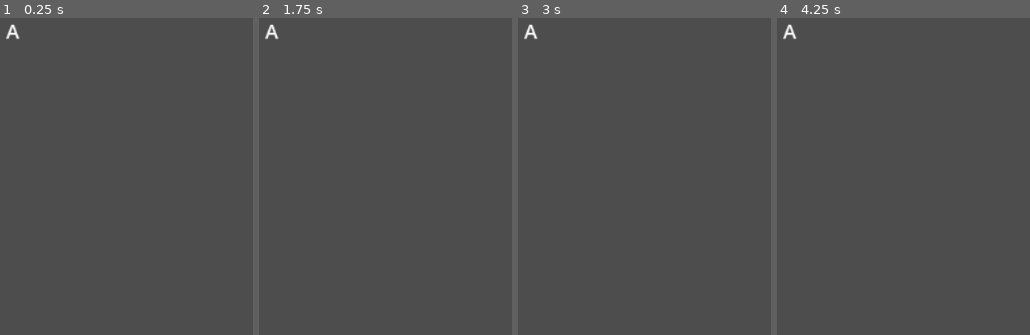
Above: before the commit, frames 1-4 (left to right).
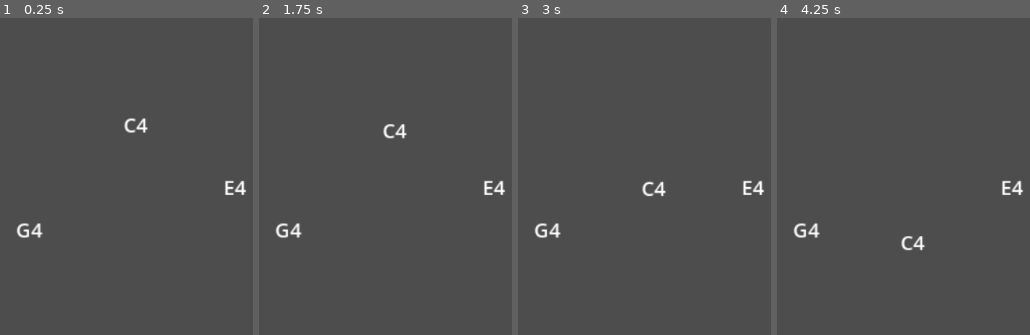
Above: after the commit, the same moments.

Repository: torontocaper/ongaku-ban
Game: Godot game, scene res://scenes/main.tscn
Two runs of this game, one before a commit and one after it. Both use one fixed random seed, a clock stepped at 60 frames per second and the inputs below.
Inputs:
- Up to frame 1 (0.25 s): no input
- Up to frame 2 (1.75 s): tap Enter at 0.5 s; hold D (right) 0.53-1.28 s; tap Space at 1.25 s; hold S (down) from 1.28 s (still down)
- Up to frame 3 (3 s): release S (down) at 2.03 s; hold D (right) 2.03-2.78 s; hold W (up) from 2.78 s (still down)
- Up to frame 4 (4.25 s): release W (up) at 3.53 s; hold A (left) from 3.53 s (still down)

The runs differ from the first frame. In frame 1, 0.9% of the frame differs, in the area x 2-98%, y 1-70%; in frame 2, 0.9%; in frame 3, 0.9%; in frame 4, 0.9%.

Commit message:
added NoteSynth class (with help from ChatGPT); exciting!

Diff:
--- a/scenes/main.tscn
+++ b/scenes/main.tscn
@@ -1,7 +1,7 @@
 [gd_scene load_steps=7 format=3 uid="uid://dbgou7kgwujkh"]
 
 [ext_resource type="PackedScene" uid="uid://balt3brmvb83y" path="res://scenes/player.tscn" id="1_ig7tw"]
-[ext_resource type="PackedScene" uid="uid://ky4hmegjycbt" path="res://scenes/note.tscn" id="2_0xm2m"]
+[ext_resource type="PackedScene" uid="uid://6ut81dr3m3dy" path="res://scenes/note_synth.tscn" id="2_0wfyh"]
 
 [sub_resource type="WorldBoundaryShape2D" id="WorldBoundaryShape2D_0wfyh"]
 normal = Vector2(1, 0)
@@ -18,9 +18,6 @@
 
 [node name="Player" parent="." instance=ExtResource("1_ig7tw")]
 position = Vector2(174, 158)
-
-[node name="Note" parent="." instance=ExtResource("2_0xm2m")]
-position = Vector2(232, 116)
 
 [node name="Boundaries" type="Node" parent="."]
 
@@ -51,3 +48,14 @@
 
 [node name="CollisionShape2D" type="CollisionShape2D" parent="Boundaries/TopBoundary"]
 shape = SubResource("WorldBoundaryShape2D_tbgi4")
+
+[node name="NoteSynth" parent="." instance=ExtResource("2_0wfyh")]
+position = Vector2(331, 191)
+
+[node name="NoteSynth2" parent="." instance=ExtResource("2_0wfyh")]
+position = Vector2(410, 241)
+pitch = 4
+
+[node name="NoteSynth3" parent="." instance=ExtResource("2_0wfyh")]
+position = Vector2(245, 275)
+pitch = 7
--- /dev/null
+++ b/scenes/note_sound.gd
@@ -0,0 +1,39 @@
+# NoteSound.gd
+extends AudioStreamPlayer
+
+@export var mix_rate := 44100
+@export var buffer_length := 0.2
+@export var default_fade_ms := 5.0
+
+var _pb: AudioStreamGeneratorPlayback
+
+func _ready():
+	var gen := AudioStreamGenerator.new()
+	gen.mix_rate = mix_rate
+	gen.buffer_length = buffer_length
+	stream = gen
+	play()                    # start device so we can push samples
+	_pb = get_stream_playback()
+
+func play_sine(freq: float, seconds: float, fade_ms: float = -1.0) -> void:
+	if _pb == null or seconds <= 0.0: return
+	if fade_ms < 0.0: fade_ms = default_fade_ms
+	var sr := float(mix_rate)
+	var total := int(seconds * sr)
+	var inc := TAU * freq / sr
+	var phase := 0.0
+	var fade : float = max(1, int((fade_ms / 1000.0) * sr))
+	var t := 0
+	while t < total:
+		var avail := _pb.get_frames_available()
+		if avail <= 0:
+			await get_tree().process_frame
+			continue
+		var n : int = min(avail, total - t)
+		for i in range(n):
+			var s := sin(phase)
+			if t < fade: s *= float(t) / float(fade)                  # fade-in
+			elif t > total - fade: s *= float(total - t) / float(fade) # fade-out
+			_pb.push_frame(Vector2(s, s))
+			phase += inc
+			t += 1
--- /dev/null
+++ b/scenes/note_synth.gd
@@ -0,0 +1,30 @@
+# Note.gd
+class_name NoteSynth
+extends RigidBody2D
+
+enum NoteName { C, Cs, D, Ds, E, F, Fs, G, Gs, A, As, B }
+
+@export var pitch: NoteName = NoteName.C
+@export_range(0, 8, 1) var octave := 4
+@export var duration_sec := 0.4
+
+@onready var note_label: Label = $NoteLabel
+@onready var note_sound := $NoteSound   # AudioStreamPlayer with NoteSound.gd
+
+func _ready() -> void:
+	contact_monitor = true
+	max_contacts_reported = 1
+	body_entered.connect(_on_body_entered)
+	note_label.text = _name_str()
+
+func _on_body_entered(_body: Node) -> void:
+	note_sound.play_sine(_freq(), duration_sec)
+
+# helpers
+func _name_str() -> String:
+	var names := ["C","C#","D","D#","E","F","F#","G","G#","A","A#","B"]
+	return "%s%d" % [names[int(pitch)], octave]
+
+func _freq() -> float:
+	var midi := (octave + 1) * 12 + int(pitch)   # C4=60, A4=69
+	return 440.0 * pow(2.0, float(midi - 69) / 12.0)
--- /dev/null
+++ b/scenes/note_synth.tscn
@@ -0,0 +1,14 @@
+[gd_scene load_steps=4 format=3 uid="uid://6ut81dr3m3dy"]
+
+[ext_resource type="PackedScene" uid="uid://ky4hmegjycbt" path="res://scenes/note.tscn" id="1_yjk3u"]
+[ext_resource type="Script" uid="uid://dexumr4i0c6rd" path="res://scenes/note_synth.gd" id="2_b5nee"]
+[ext_resource type="Script" uid="uid://cwc7f0od4o67l" path="res://scenes/note_sound.gd" id="2_iq8tq"]
+
+[node name="NoteSynth" instance=ExtResource("1_yjk3u")]
+script = ExtResource("2_b5nee")
+pitch = 0
+octave = 4
+duration_sec = 0.4
+
+[node name="NoteSound" parent="." index="1"]
+script = ExtResource("2_iq8tq")
--- a/scenes/sine_wave_test.tscn
+++ b/scenes/sine_wave_test.tscn
@@ -1,6 +1,6 @@
 [gd_scene load_steps=2 format=3 uid="uid://co8n0bhf2v0fv"]
 
-[ext_resource type="Script" uid="uid://cmit1yjswkubl" path="res://scenes/sine_wave_test.gd" id="1_cda7c"]
+[ext_resource type="Script" uid="uid://cmit1yjswkubl" path="res://scripts/sine_wave_test.gd" id="1_cda7c"]
 
 [node name="SineWaveTest" type="Node2D"]
 script = ExtResource("1_cda7c")
Not shown, added: scenes/note_sound.gd.uid
Not shown, added: scenes/note_synth.gd.uid
Renamed: scenes/sine_wave_test.gd -> scripts/sine_wave_test.gd
Renamed: scenes/sine_wave_test.gd.uid -> scripts/sine_wave_test.gd.uid
